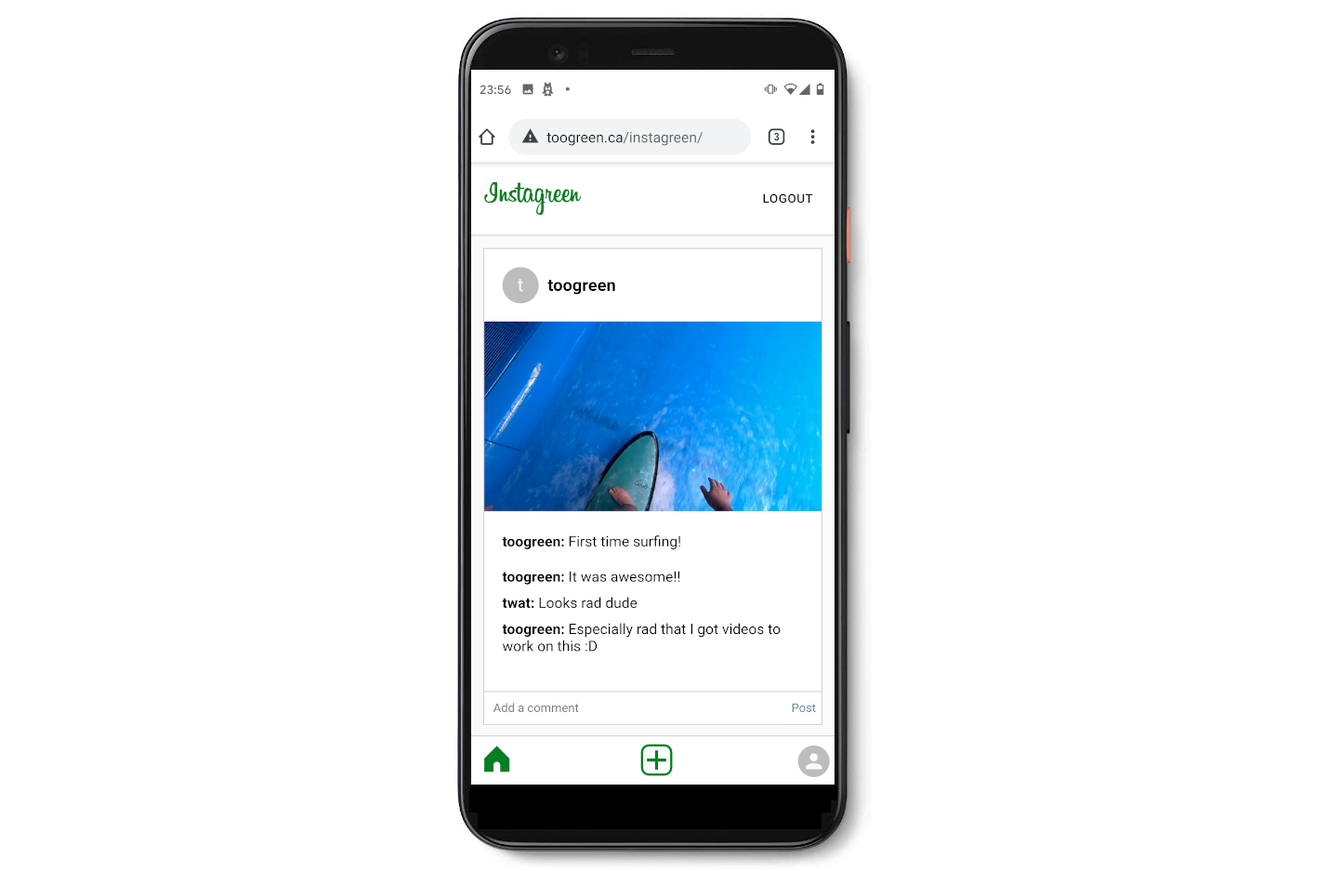
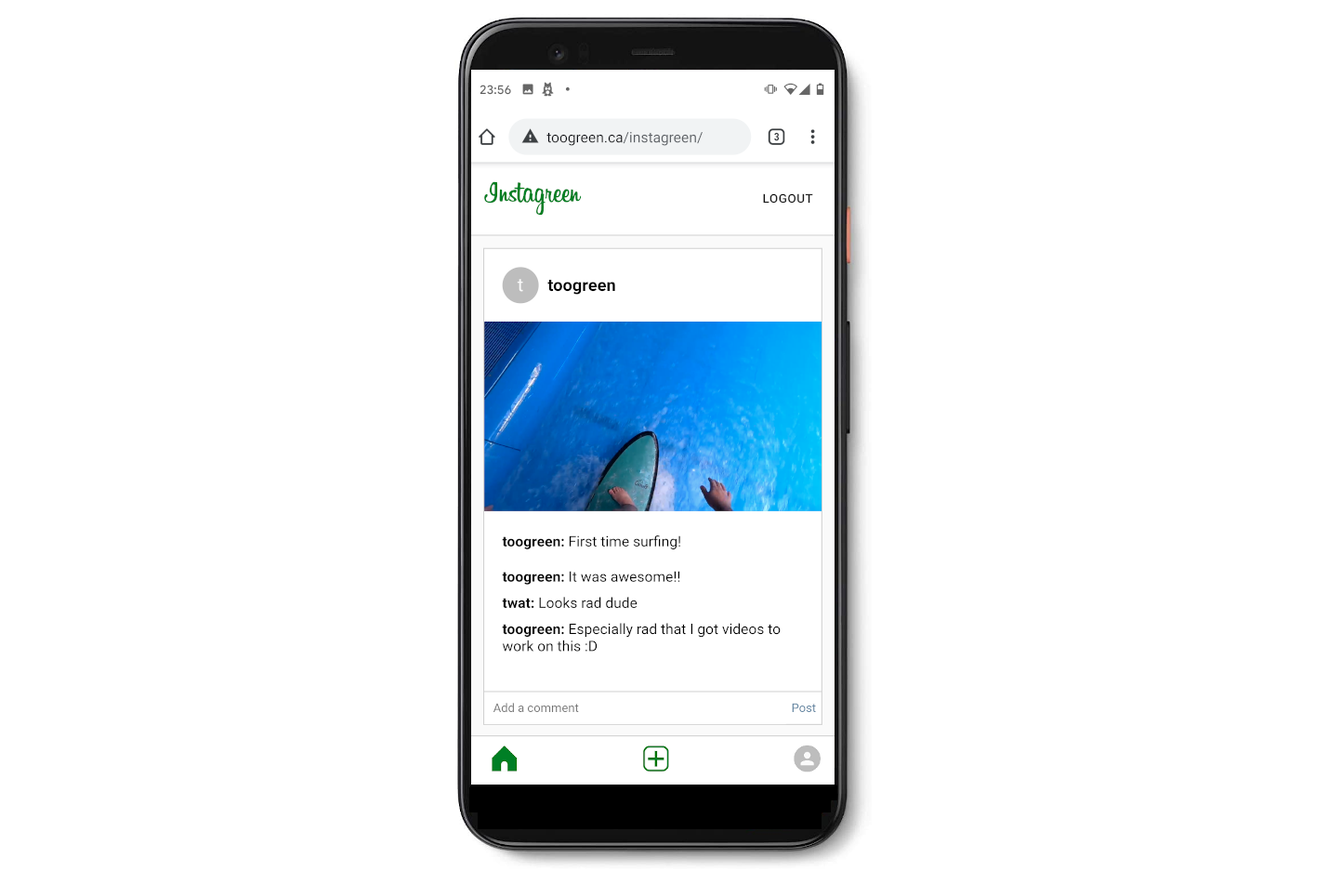
Before/after of a 1341 × 871 layered artwork. What changed in the layer stack:
renamed "Screen Shot 2020-08-23 at 20.58.27.png" to "Screenshot_20200823-211640.png", painted on it over [483, 743, 830, 777]
